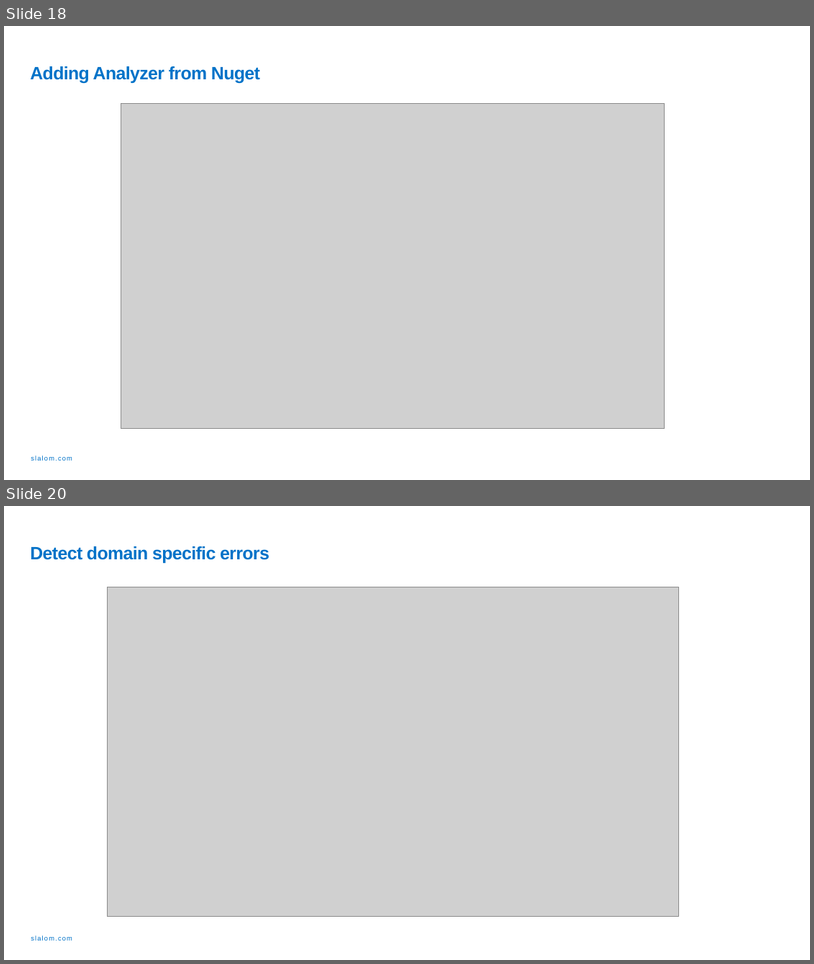
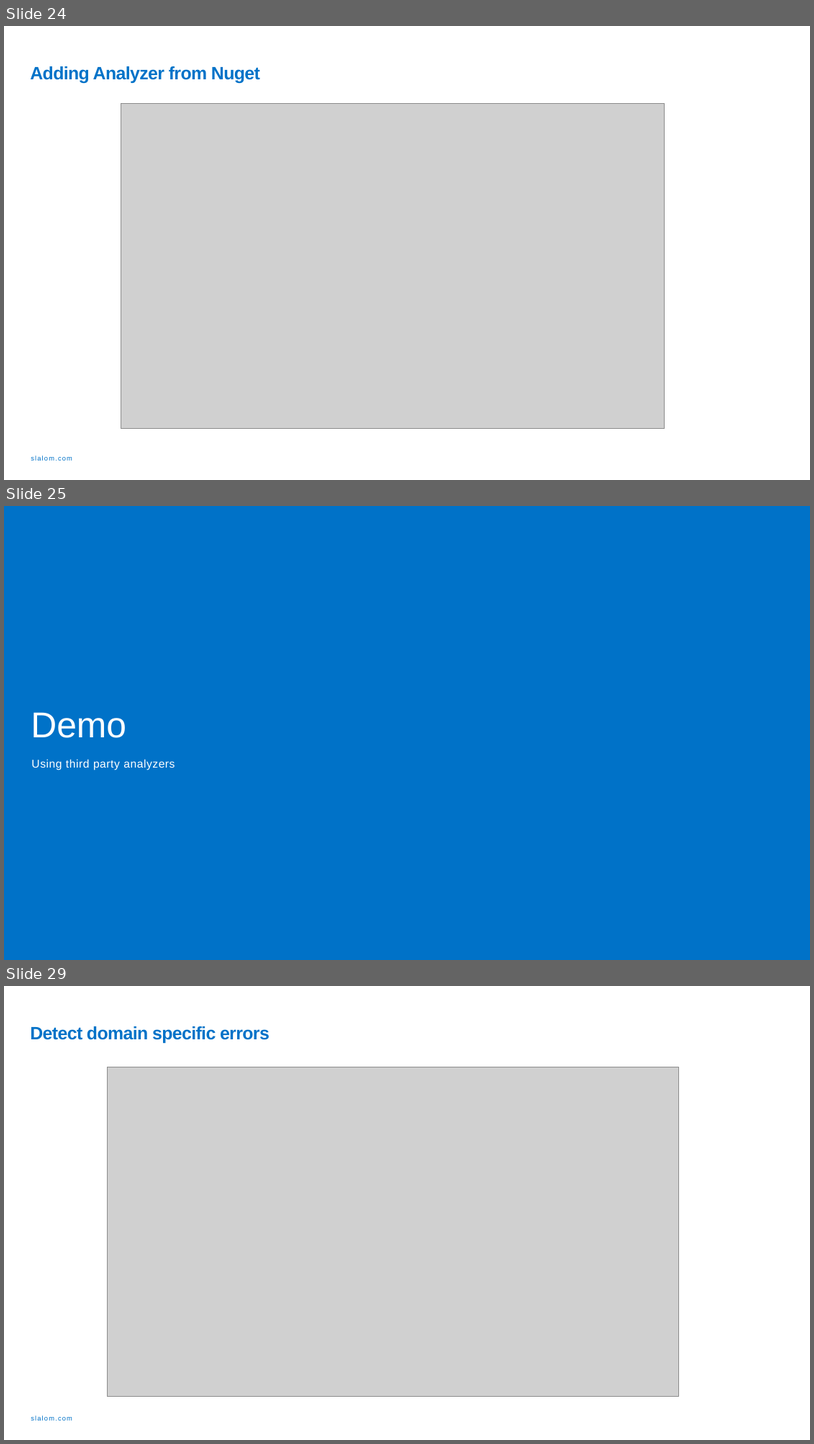
Before and after one commit to jwooley/RoslynLabs, a slide deck: RoslynStaticAnalyzerWorkshop.pptx. Shown one above the other, each under a label of ours: slides 18 and 20 before the commit, slides 24, 25 and 29 after it; the slides between them are not shown. The pictures are 814x964 and 814x1444 pixels, drawn with LibreOffice and Linux fonts; fonts in the diff are those of the drawing; grey boxes stand for pictures. Boxes give left, top, right and bottom in pixels: in the first picture for what was removed or moved away, otherwise in the second. Text is boxed around its words. In the diff, an @@ line names an element or a change of style, - is before the commit and + after.

```diff
--- a/RoslynStaticAnalyzerWorkshop.pptx
+++ b/RoslynStaticAnalyzerWorkshop.pptx
@@ slide 25 added at bbox=[4, 506, 810, 960], background #0072C8 @@
@@ title added at bbox=[31, 712, 126, 738], 42.7 pt, text #FFFFFF @@
+Demo
@@ text added at bbox=[31, 759, 175, 770], 13.3 pt, text #FFFFFF @@
+Using third party analyzers
@@ what was slide 18 is now slide 24 @@
@@ what was slide 20 is now slide 29 @@
```
Also in this commit, not shown: 11 slides changed, 12 other slides added, 1 other file.
